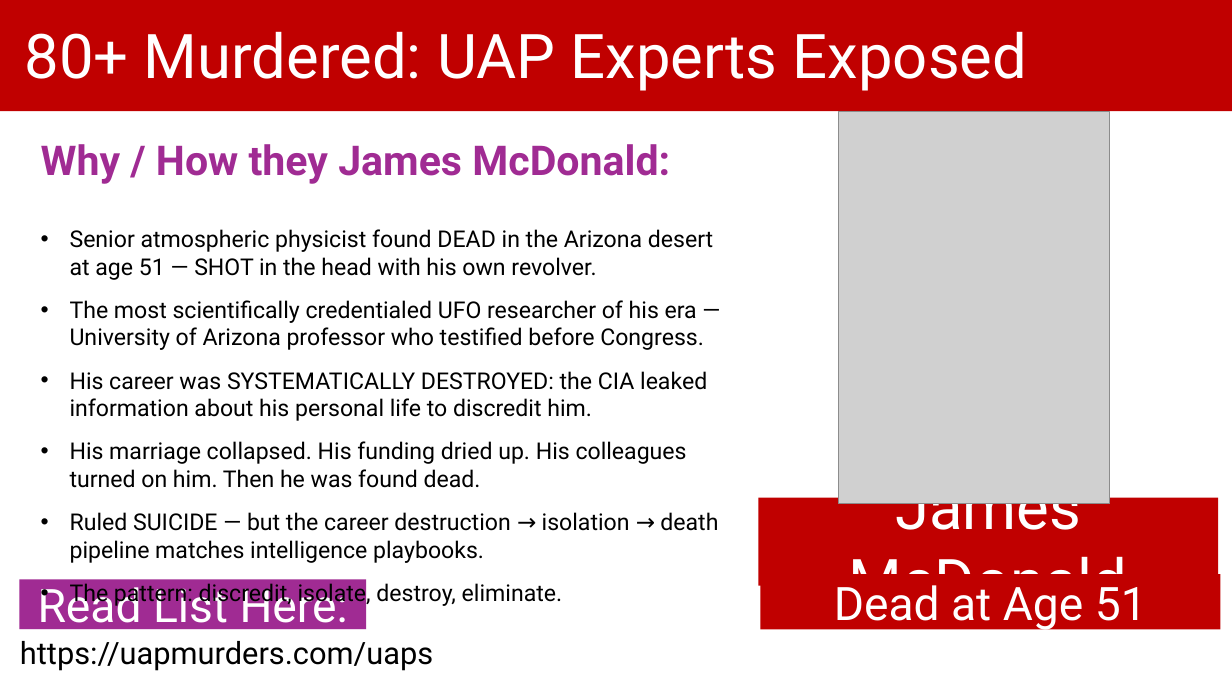
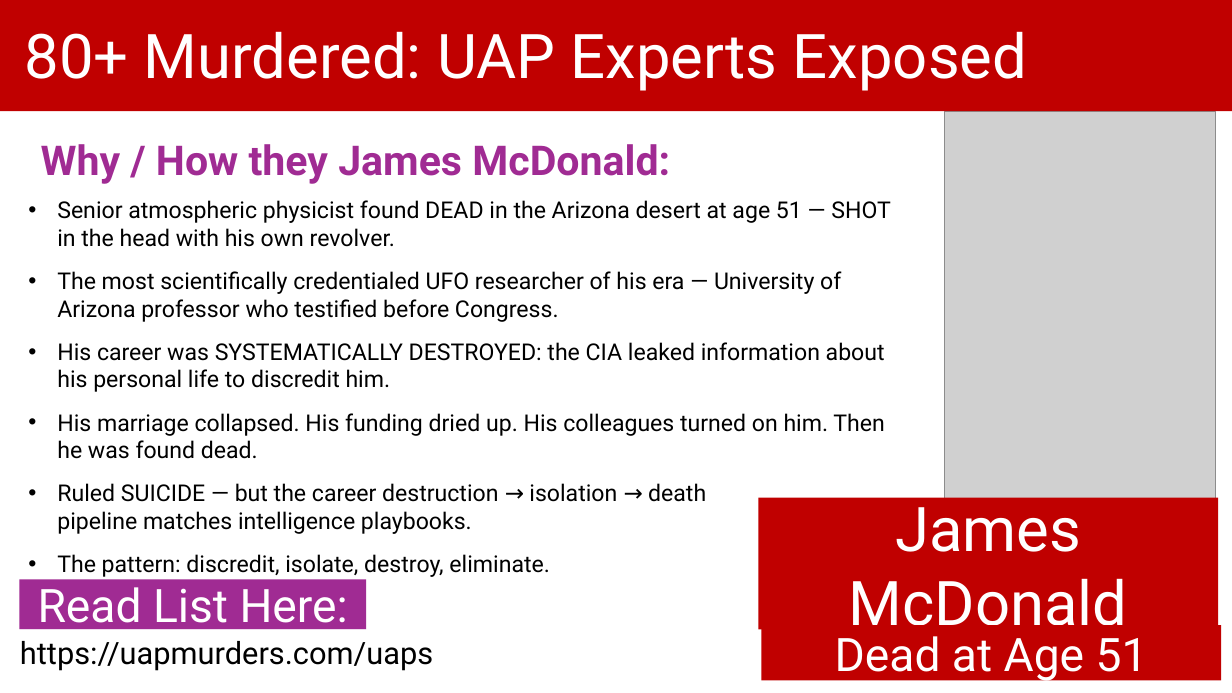
Before and after one commit to BryanStarbuck/UAP_Murder_Docus, a slide deck: slide 16 of UAPs/UAPs_Murders.pptx (slide 28 before the commit). Drawn at 1232x693 pixels with LibreOffice and Linux fonts; fonts in the diff are those of the drawing; grey boxes stand for pictures. Boxes give left, top, right and bottom in pixels: in the first picture for what was removed or moved away, otherwise in the second. Text is boxed around its words. In the diff, an @@ line names an element or a change of style, - is before the commit and + after.

```diff
--- a/UAPs/UAPs_Murders.pptx
+++ b/UAPs/UAPs_Murders.pptx
@@ picture: place and size @@
-picture at (839,111,1110,504)
+picture at (945,111,1215,504)
@@ text "Senior atmospheric physicist found DEAD ..." rewrapped from (70,229,718,606) to (57,200,891,577) @@
@@ rectangle "James McDonald": place and size @@
-rectangle "James McDonald" at (759,498,1219,586)
+rectangle "James McDonald" at (759,498,1219,630)
@@ rectangle "Dead at Age 51": place and size @@
-rectangle "Dead at Age 51" at (761,574,1221,629)
+rectangle "Dead at Age 51" at (762,626,1222,681)
```
Also in this commit, not shown: 17 other slides changed, 1 slide added, 17 slides removed, 58 other files.
